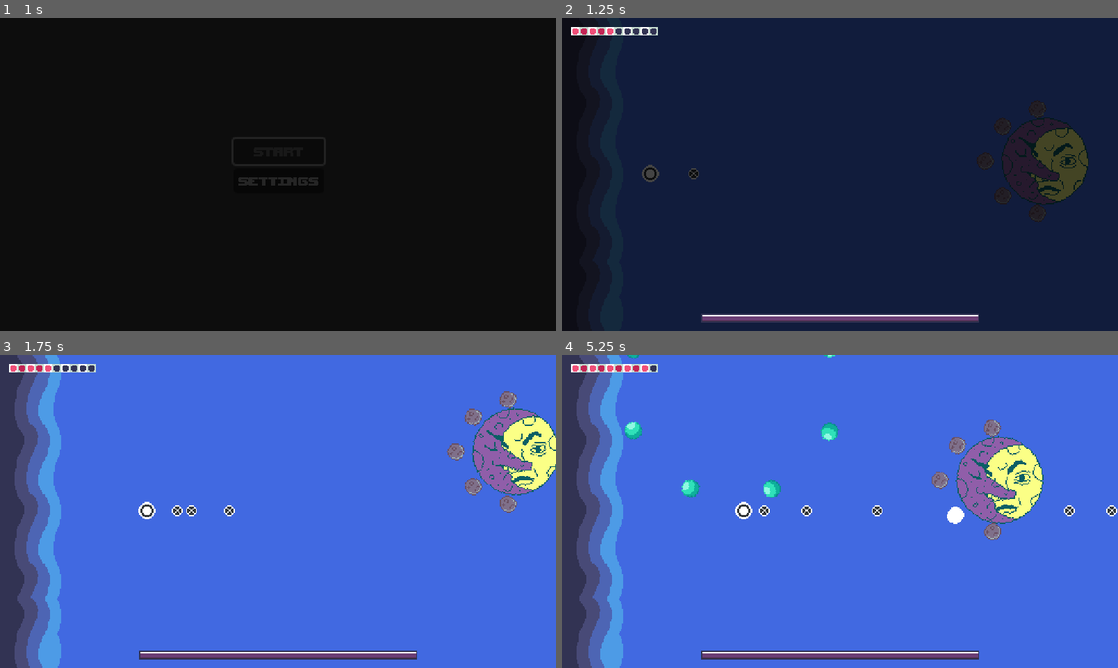
Above: before the commit, frames 1-4 (two rows, left to right).
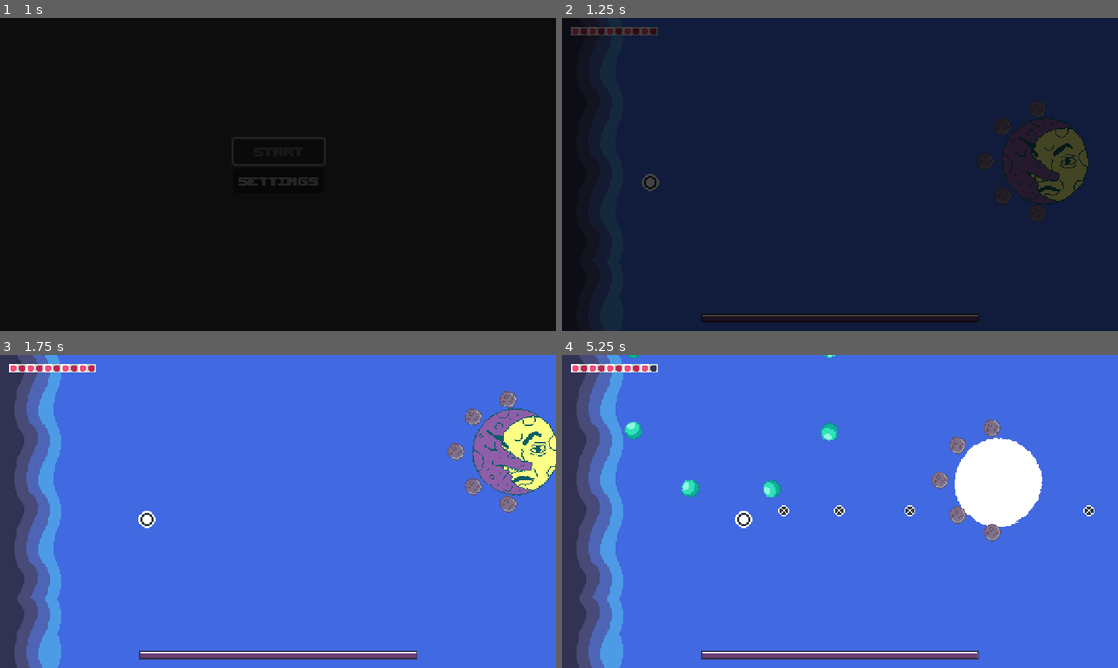
Above: after the commit, the same moments.

Repository: Amanda-Furtado/Bullet-Hell-Jam-5
Game: Godot game, scene res://Game/User Interface/StartMenu.tscn
Two runs of this game, one before a commit and one after it. Both use one fixed random seed, a clock stepped at 60 frames per second and the inputs below.
Inputs (mouse positions are in pixels of both pictures, inside the frame that each line leads up to):
- Up to frame 1 (1 s): click "START" at 0.5 s
- Up to frame 2 (1.25 s): no input
- Up to frame 3 (1.75 s): tap Enter at 1.25 s; move the mouse to (400, 495) at 1.27 s; hold D (right_key) from 1.28 s (still down); click (400, 495) at 1.42 s
- Up to frame 4 (5.25 s): release D (right_key) at 2 s; drag from (728, 527) to (1056, 426) at 2.02 s; move the mouse to (895, 442) at 2.77 s; hold D (right_key) 2.78-3.5 s; drag from (812, 574) to (1029, 392) at 3.52 s; move the mouse to (1006, 558) at 4.27 s; hold A (left_key) 4.28-5 s; drag from (673, 464) to (979, 455) at 5.02 s

Frame 1 is identical in both runs. In frame 2, 2.1% of the frame differs, in the area x 1-75%, y 2-98%; in frame 3, 0.4%; in frame 4, 4.4%, in the area x 31-100%, y 25-97%.

Commit message:
retry e next level

Diff:
--- a/Autoloads/EventsManager.gd
+++ b/Autoloads/EventsManager.gd
@@ -1 +1,4 @@
 extends Node
+
+
+signal destroy_all_bullets
--- a/Game/Bosses/The Moon/Scripts/TheMoon.gd
+++ b/Game/Bosses/The Moon/Scripts/TheMoon.gd
@@ -34,6 +34,8 @@
 
 
 func _ready() -> void:
+	boss_hurtbox.is_invincible = true
+
 	var og_health = stats.health
 	boss_hurtbox.hurt.connect(func(hitbox: Hitbox):
 		flash_effect.flash()
@@ -41,6 +43,9 @@
 		flash_effect_2.flash()
 		shake_effect_2.tween_shake()
 		)
+
+	stats.no_health.connect(func():
+		EventsManager.destroy_all_bullets.emit())
 
 	stats.health_changed.connect(func():
 		if on_phase2:
@@ -55,6 +60,8 @@
 		if meteors.get_child_count() == 0:
 			shoot()
 		)
+	await get_tree().create_timer(0.2).timeout
+	boss_hurtbox.is_invincible = false
 
 
 func _physics_process(delta: float) -> void:
--- a/Game/Bosses/The Star/Scripts/TheStar.gd
+++ b/Game/Bosses/The Star/Scripts/TheStar.gd
@@ -26,6 +26,8 @@
 			rotate_manager()
 			health_manager()
 			)
+	stats.no_health.connect(func():
+		EventsManager.destroy_all_bullets.emit())
 
 	stats.health_changed.connect(func():
 		if on_phase2:
--- a/Game/Bosses/The Sun/Scripts/TheSun.gd
+++ b/Game/Bosses/The Sun/Scripts/TheSun.gd
@@ -58,6 +58,9 @@
 		rotate_way = -0.01
 		zig_zag_shoot()
 		)
+
+	stats.no_health.connect(func():
+		EventsManager.destroy_all_bullets.emit())
 
 	stats.health_changed.connect(func():
 		if scale < Vector2(1.5, 1.5):
--- a/Game/Bullets/Bullet.gd
+++ b/Game/Bullets/Bullet.gd
@@ -4,6 +4,7 @@
 
 @onready var hitbox: Hitbox = $Hitbox
 @onready var screen_notifier = $ScreenNotifier
+@onready var spawner = $Spawner
 
 @export var turn_back: bool = false
 @export var expire: bool = false
@@ -18,6 +19,11 @@
 var is_dying: bool = false
 
 func _ready() -> void:
+	EventsManager.destroy_all_bullets.connect(func():
+		spawner.spawn()
+		await get_tree().create_timer(0.5).timeout
+		queue_free())
+
 	hitbox.hit_hurtbox.connect(func(_hurtbox: Hurtbox):
 		is_dying = true
 		queue_free())
--- a/Game/Bullets/Bullet.tscn
+++ b/Game/Bullets/Bullet.tscn
@@ -1,7 +1,9 @@
-[gd_scene load_steps=3 format=3 uid="uid://ddxg15egd2mbt"]
+[gd_scene load_steps=5 format=3 uid="uid://ddxg15egd2mbt"]
 
 [ext_resource type="Script" path="res://Game/Bullets/Bullet.gd" id="1_88hdw"]
 [ext_resource type="Script" path="res://Components/Damage/Hitbox.gd" id="2_s87j3"]
+[ext_resource type="Script" path="res://Components/Spawners/Spawn.gd" id="3_jtmxe"]
+[ext_resource type="PackedScene" uid="uid://bkcb672ohnlf3" path="res://Resources/Visual/Explosions/explosion_veffect.tscn" id="4_s4nyb"]
 
 [node name="Bullet" type="CharacterBody2D"]
 collision_layer = 0
@@ -19,4 +21,8 @@
 
 [node name="ScreenNotifier" type="VisibleOnScreenNotifier2D" parent="."]
 
+[node name="Spawner" type="Node2D" parent="."]
+script = ExtResource("3_jtmxe")
+scene = ExtResource("4_s4nyb")
+
 [connection signal="screen_exited" from="ScreenNotifier" to="." method="_on_screen_notifier_screen_exited"]
--- a/Game/Player/Player.gd
+++ b/Game/Player/Player.gd
@@ -2,15 +2,39 @@
 
 
 @export var movement_data: MovementData
+@onready var shake_effect = $ShakeEffect
+@onready var flash_effect = $FlashEffect
+@onready var spawner = $Spawner
 
 @onready var movement_state_machine = $MovementStateMachine
 @onready var move_control = $MoveControl
 @onready var stats = $Stats
 @onready var weapon = $Weapon
+@onready var hurtbox: Hurtbox = $Hurtbox
 
 
 func _ready() -> void:
+	show()
+
+	hurtbox.hurt.connect(func(hitbox: Hitbox):
+		flash_effect.flash()
+		shake_effect.tween_shake()
+		hurtbox.is_invincible = true
+		await get_tree().create_timer(0.2).timeout
+		hurtbox.is_invincible = false
+	)
+
+	stats.no_health.connect(func():
+		await spawner.spawn()
+		hide()
+		EventsManager.destroy_all_bullets.emit()
+		await get_tree().create_timer(1.0).timeout
+		get_tree().paused = true)
+
 	movement_state_machine.init(self, move_control, movement_data)
+	weapon.can_shoot = false
+	await get_tree().create_timer(1.0).timeout
+	weapon.can_shoot = true
 
 
 func _unhandled_input(event: InputEvent) -> void:
--- a/Game/Player/Player.tscn
+++ b/Game/Player/Player.tscn
@@ -10,8 +10,13 @@
 [ext_resource type="Script" path="res://Components/Damage/Hurtbox.gd" id="8_da7pf"]
 [ext_resource type="Script" path="res://Components/Damage/Hurt.gd" id="9_yd7qh"]
 [ext_resource type="Script" path="res://Components/Stats/Stats.gd" id="10_4pdqy"]
+[ext_resource type="Script" path="res://Components/Effects/shake_effect.gd" id="10_0447m"]
 [ext_resource type="Script" path="res://Components/Spawners/Weapon.gd" id="11_8gv0p"]
+[ext_resource type="Script" path="res://Components/Effects/flash_effect.gd" id="11_m1ast"]
+[ext_resource type="Material" uid="uid://bo2cmslvq37pd" path="res://Resources/Visual/Flashes/red_flash_material.tres" id="12_1r47w"]
 [ext_resource type="PackedScene" uid="uid://bqeufqikc3wxn" path="res://Game/Bullets/player bullets/player_bullet.tscn" id="12_o07yb"]
+[ext_resource type="Script" path="res://Components/Spawners/Spawn.gd" id="16_g3a6t"]
+[ext_resource type="PackedScene" uid="uid://bkcb672ohnlf3" path="res://Resources/Visual/Explosions/explosion_veffect.tscn" id="17_lrks7"]
 
 [sub_resource type="AtlasTexture" id="AtlasTexture_0pftt"]
 atlas = ExtResource("2_2d8av")
@@ -76,6 +81,17 @@
 stats = NodePath("../Stats")
 hurtbox = NodePath("../Hurtbox")
 
+[node name="ShakeEffect" type="Node" parent="." node_paths=PackedStringArray("node_to_shake")]
+script = ExtResource("10_0447m")
+node_to_shake = NodePath("../Sprites")
+shake_amount = 1.2
+shake_duration = 0.5
+
+[node name="FlashEffect" type="Node" parent="." node_paths=PackedStringArray("sprite")]
+script = ExtResource("11_m1ast")
+flash_material = ExtResource("12_1r47w")
+sprite = NodePath("../Sprites")
+
 [node name="Hurtbox" type="Area2D" parent="."]
 collision_layer = 4
 collision_mask = 0
@@ -93,3 +109,7 @@
 bullet = ExtResource("12_o07yb")
 fire_rate = 5.0
 barrel_origin = NodePath(".")
+
+[node name="Spawner" type="Node2D" parent="."]
+script = ExtResource("16_g3a6t")
+scene = ExtResource("17_lrks7")
--- a/Game/User Interface/GameOverMenu.gd
+++ b/Game/User Interface/GameOverMenu.gd
@@ -1,13 +1,14 @@
 extends Control
 
 @onready var restart_button = %RestartButton
-@onready var repeat_level_scene: PackedScene
+@export var repeat_level_path: String
 
 
 func _ready() -> void:
 	restart_button.disabled = false
-	repeat_level_scene = get_parent().get_parent().same_level
 
 
 func _on_restart_button_pressed() -> void:
+	EventsManager.destroy_all_bullets.emit()
 	restart_button.disabled = true
+	get_tree().change_scene_to_file(repeat_level_path)
--- a/Game/User Interface/GameOverMenu.tscn
+++ b/Game/User Interface/GameOverMenu.tscn
@@ -3,6 +3,7 @@
 [ext_resource type="Script" path="res://Game/User Interface/GameOverMenu.gd" id="1_y7eaq"]
 
 [node name="GameOverMenu" type="Control"]
+process_mode = 3
 layout_mode = 3
 anchors_preset = 15
 anchor_right = 1.0
@@ -13,9 +14,19 @@
 
 [node name="RestartButton" type="Button" parent="."]
 unique_name_in_owner = true
-layout_mode = 0
-offset_right = 8.0
-offset_bottom = 8.0
+layout_mode = 1
+anchors_preset = 8
+anchor_left = 0.5
+anchor_top = 0.5
+anchor_right = 0.5
+anchor_bottom = 0.5
+offset_left = -37.0
+offset_top = -11.5
+offset_right = 37.0
+offset_bottom = 11.5
+grow_horizontal = 2
+grow_vertical = 2
 text = "Restart"
 
+[connection signal="focus_entered" from="." to="." method="_on_focus_entered"]
 [connection signal="pressed" from="RestartButton" to="." method="_on_restart_button_pressed"]
--- a/Game/User Interface/HUD.tscn
+++ b/Game/User Interface/HUD.tscn
@@ -24,7 +24,7 @@
 offset_right = 88.0
 offset_bottom = 16.0
 max_value = 10.0
-value = 5.0
+value = 10.0
 texture_under = ExtResource("2_ef22u")
 texture_over = ExtResource("1_javle")
 texture_progress = ExtResource("2_1tuam")
--- a/Game/User Interface/NextLevelMenu.gd
+++ b/Game/User Interface/NextLevelMenu.gd
@@ -1,7 +1,7 @@
 extends Control
 
 @onready var next_level_button = $NextLevelButton
-@export var next_level_scene: PackedScene
+@onready var next_level_scene: PackedScene
 
 
 func _ready() -> void:
@@ -10,4 +10,6 @@
 
 
 func _on_next_level_button_pressed():
+	EventsManager.destroy_all_bullets.emit()
 	next_level_button.disabled = true
+	SceneManager.load_new_scene(next_level_scene.resource_path)
--- a/Game/User Interface/NextLevelMenu.tscn
+++ b/Game/User Interface/NextLevelMenu.tscn
@@ -3,6 +3,7 @@
 [ext_resource type="Script" path="res://Game/User Interface/NextLevelMenu.gd" id="1_j81mo"]
 
 [node name="NextLevelMenu" type="Control"]
+process_mode = 3
 layout_mode = 3
 anchors_preset = 15
 anchor_right = 1.0
@@ -25,5 +26,6 @@
 offset_bottom = 4.0
 grow_horizontal = 2
 grow_vertical = 2
+text = "next level"
 
 [connection signal="pressed" from="NextLevelButton" to="." method="_on_next_level_button_pressed"]
--- a/Game/Worlds/Scripts/Level.gd
+++ b/Game/Worlds/Scripts/Level.gd
@@ -2,11 +2,12 @@
 
 @export var boss: CharacterBody2D
 @export var next_level: PackedScene
-@export var same_level: PackedScene
 
 @onready var player = $Player
 
 @onready var hud: HUD = $CanvasLayer/Hud
+@onready var game_over_menu = $CanvasLayer/GameOverMenu
+@onready var next_level_menu = $CanvasLayer/NextLevelMenu
 
 
 func _ready() -> void:
@@ -22,7 +23,14 @@
 		hud.update_boss_health_bar(boss.stats.health))
 
 	#Scene Change
+	player.stats.no_health.connect(func():
+		await get_tree().create_timer(1.0).timeout
+		game_over_menu.show()
+		)
+
 	boss.stats.no_health.connect(func():
-		await get_tree().create_timer(2.0).timeout
-		#SceneManager.load_new_scene(next_level.resource_path)
+		await get_tree().create_timer(1.0).timeout
+		next_level_menu.show()
 		)
+
+	get_tree().paused = false
--- a/Game/Worlds/TheMoonLevel.tscn
+++ b/Game/Worlds/TheMoonLevel.tscn
@@ -1,11 +1,13 @@
-[gd_scene load_steps=12 format=3 uid="uid://dmafyevf4c6fj"]
+[gd_scene load_steps=14 format=3 uid="uid://dmafyevf4c6fj"]
 
 [ext_resource type="Script" path="res://Game/Worlds/Scripts/TheMoonLevel.gd" id="1_5rmj7"]
 [ext_resource type="PackedScene" uid="uid://qhcex4ei7jh" path="res://Game/Bosses/The Moon/TheMoon.tscn" id="2_lhcvt"]
 [ext_resource type="PackedScene" uid="uid://u2iwyorybvbb" path="res://Game/Worlds/TheStarLevel.tscn" id="2_li6to"]
 [ext_resource type="PackedScene" uid="uid://c7uf6qtxcabm7" path="res://Game/Bosses/The Moon/MoonSea.tscn" id="3_t7i8k"]
 [ext_resource type="PackedScene" uid="uid://cavv0c8wefvuo" path="res://Game/Player/Player.tscn" id="4_gl2if"]
+[ext_resource type="PackedScene" uid="uid://dc1577qcp3rxm" path="res://Game/User Interface/GameOverMenu.tscn" id="5_dronw"]
 [ext_resource type="PackedScene" uid="uid://c78ehdrxbyqf0" path="res://Game/User Interface/HUD.tscn" id="5_xptiv"]
+[ext_resource type="PackedScene" uid="uid://cjmdhblarenrq" path="res://Game/User Interface/NextLevelMenu.tscn" id="6_5cx0w"]
 [ext_resource type="Script" path="res://Game/Worlds/moon_path_follow.gd" id="6_fg75b"]
 [ext_resource type="AudioStream" uid="uid://wfuut013riu8" path="res://Music and Sounds/Musics/phase1.mp3" id="8_woe1d"]
 [ext_resource type="AudioStream" uid="uid://dxp32e78qpvgd" path="res://Music and Sounds/Musics/phase2.mp3" id="9_vp0mj"]
@@ -42,6 +44,13 @@
 metadata/_edit_use_anchors_ = true
 metadata/_edit_lock_ = true
 
+[node name="GameOverMenu" parent="CanvasLayer" instance=ExtResource("5_dronw")]
+visible = false
+repeat_level_path = "res://Game/Worlds/TheMoonLevel.tscn"
+
+[node name="NextLevelMenu" parent="CanvasLayer" instance=ExtResource("6_5cx0w")]
+visible = false
+
 [node name="MoonSea" parent="." instance=ExtResource("3_t7i8k")]
 
 [node name="Path2D" type="Path2D" parent="."]
--- a/Game/Worlds/TheStarLevel.tscn
+++ b/Game/Worlds/TheStarLevel.tscn
@@ -7,8 +7,10 @@
 [ext_resource type="PackedScene" uid="uid://cavv0c8wefvuo" path="res://Game/Player/Player.tscn" id="3_xnqh7"]
 [ext_resource type="PackedScene" uid="uid://c78ehdrxbyqf0" path="res://Game/User Interface/HUD.tscn" id="4_758gv"]
 [ext_resource type="PackedScene" uid="uid://bmmrexin7bc1w" path="res://Game/Bosses/The Star/ShootingStar.tscn" id="6_agcun"]
+[ext_resource type="PackedScene" uid="uid://dc1577qcp3rxm" path="res://Game/User Interface/GameOverMenu.tscn" id="7_5s6uv"]
 [ext_resource type="PackedScene" uid="uid://8ea6gacj1x01" path="res://Game/Bosses/The Star/TopStarFragment.tscn" id="8_2ard4"]
 [ext_resource type="PackedScene" uid="uid://dtsfxyaf257i4" path="res://Game/Bosses/The Star/BotStarFragment.tscn" id="8_x1sf7"]
+[ext_resource type="PackedScene" uid="uid://cjmdhblarenrq" path="res://Game/User Interface/NextLevelMenu.tscn" id="8_x7mai"]
 [ext_resource type="AudioStream" uid="uid://y5t1ycksq515" path="res://Music and Sounds/Musics/wholephase.mp3" id="9_gpiqw"]
 
 [sub_resource type="TileSetAtlasSource" id="TileSetAtlasSource_s457o"]
@@ -100,6 +102,13 @@
 [node name="Hud" parent="CanvasLayer" instance=ExtResource("4_758gv")]
 metadata/_edit_use_anchors_ = true
 
+[node name="GameOverMenu" parent="CanvasLayer" instance=ExtResource("7_5s6uv")]
+visible = false
+repeat_level_path = "res://Game/Worlds/TheStarLevel.tscn"
+
+[node name="NextLevelMenu" parent="CanvasLayer" instance=ExtResource("8_x7mai")]
+visible = false
+
 [node name="BotStarFragment" parent="." instance=ExtResource("8_x1sf7")]
 visible = false
 position = Vector2(8, 224)
--- a/Game/Worlds/TheSunLevel.tscn
+++ b/Game/Worlds/TheSunLevel.tscn
@@ -1,10 +1,12 @@
-[gd_scene load_steps=12 format=3 uid="uid://cb4follb366yw"]
+[gd_scene load_steps=14 format=3 uid="uid://cb4follb366yw"]
 
 [ext_resource type="Script" path="res://Game/Worlds/Scripts/TheSunLevel.gd" id="1_8e8kc"]
 [ext_resource type="Texture2D" uid="uid://dixiqobk8vsih" path="res://Assets/Tilesets/generictiles_spr.png" id="1_i6l0t"]
 [ext_resource type="PackedScene" uid="uid://cavv0c8wefvuo" path="res://Game/Player/Player.tscn" id="3_8til5"]
 [ext_resource type="PackedScene" uid="uid://bdjjd164d8wkp" path="res://Game/Bosses/The Sun/TheSun.tscn" id="3_n28pe"]
+[ext_resource type="PackedScene" uid="uid://dc1577qcp3rxm" path="res://Game/User Interface/GameOverMenu.tscn" id="3_nnleh"]
 [ext_resource type="PackedScene" uid="uid://c78ehdrxbyqf0" path="res://Game/User Interface/HUD.tscn" id="4_4txsr"]
+[ext_resource type="PackedScene" uid="uid://cjmdhblarenrq" path="res://Game/User Interface/NextLevelMenu.tscn" id="4_77ci1"]
 [ext_resource type="Script" path="res://Game/Worlds/sun_path_follow.gd" id="5_swusq"]
 [ext_resource type="AudioStream" uid="uid://201rxnbqqhux" path="res://Music and Sounds/Musics/another_phase1.mp3" id="8_v3cj6"]
 [ext_resource type="AudioStream" uid="uid://d0an7eluobvxf" path="res://Music and Sounds/Musics/another_phase2.mp3" id="9_xbmg4"]
@@ -89,6 +91,13 @@
 [node name="Hud" parent="CanvasLayer" instance=ExtResource("4_4txsr")]
 metadata/_edit_use_anchors_ = true
 
+[node name="GameOverMenu" parent="CanvasLayer" instance=ExtResource("3_nnleh")]
+visible = false
+repeat_level_path = "res://Game/Worlds/TheSunLevel.tscn"
+
+[node name="NextLevelMenu" parent="CanvasLayer" instance=ExtResource("4_77ci1")]
+visible = false
+
 [node name="TileMap" type="TileMap" parent="."]
 tile_set = SubResource("TileSet_v4uvb")
 format = 2
--- /dev/null
+++ b/Resources/Visual/Flashes/red_flash_material.gdshader
@@ -0,0 +1,8 @@
+shader_type canvas_item;
+render_mode unshaded;
+
+void fragment() {
+	// Output white for every pixel but kee the alpha
+	vec4 input_color = texture(TEXTURE, UV);
+	COLOR = vec4(1.0, 0.0, 0.0, input_color.a);
+}
--- /dev/null
+++ b/Resources/Visual/Flashes/red_flash_material.tres
@@ -0,0 +1,6 @@
+[gd_resource type="ShaderMaterial" load_steps=2 format=3 uid="uid://bo2cmslvq37pd"]
+
+[ext_resource type="Shader" path="res://Resources/Visual/Flashes/red_flash_material.gdshader" id="1_v3ed3"]
+
+[resource]
+shader = ExtResource("1_v3ed3")
--- a/project.godot
+++ b/project.godot
@@ -18,7 +18,7 @@
 [autoload]
 
 SceneManager="*res://Autoloads/SceneManager.gd"
-SaverLoader="*res://Game/User Interface/Save System/SaverLoader.gd"
+EventsManager="*res://Autoloads/EventsManager.gd"
 
 [display]
 
Not shown: 1 places in Game/Player/Player.tscn that only renumber resources
Not shown: 1 places in Game/Worlds/TheStarLevel.tscn that only renumber resources
